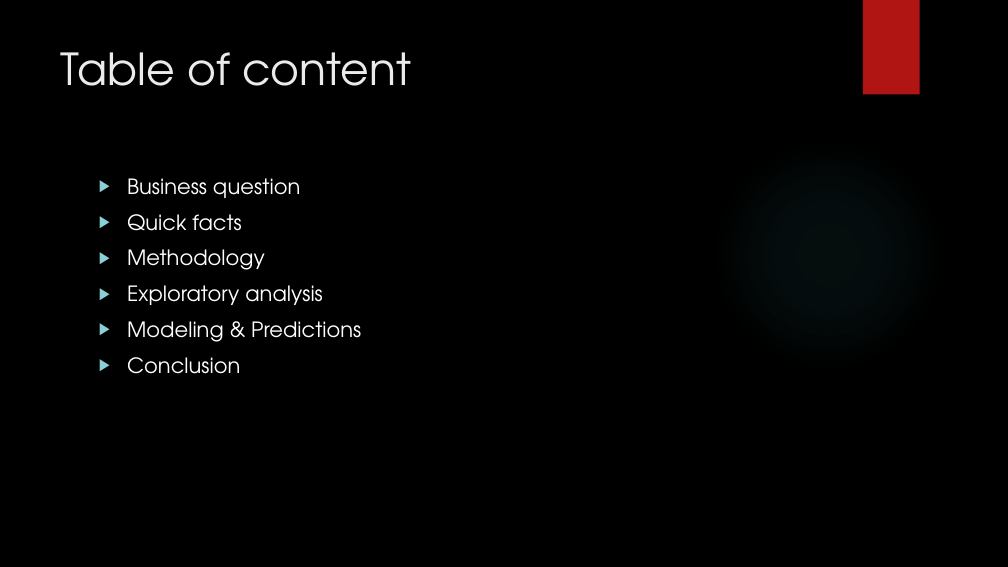
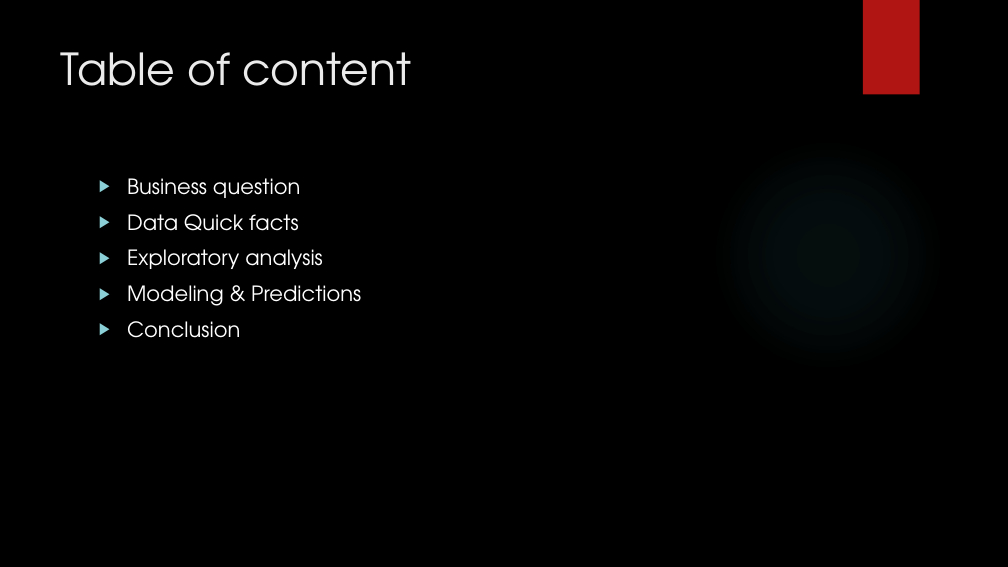
Before and after one commit to kyletsang0/flight-delay-predictor, a slide deck: slide 2 of midterm_presentation.ppsx. Drawn at 1008x567 pixels with LibreOffice and Linux fonts; fonts in the diff are those of the drawing; background and template pictures are left out. Boxes give left, top, right and bottom in pixels: in the first picture for what was removed or moved away, otherwise in the second. Text is boxed around its words. In the diff, an @@ line names an element or a change of style, - is before the commit and + after.

```diff
--- a/midterm_presentation.ppsx
+++ b/midterm_presentation.ppsx
@@ text at bbox=[127, 214, 298, 231]: text changed @@
-▶ Quick facts
-▶ Methodology
+▶ Data Quick facts
```
Also in this commit, not shown: 5 other slides changed, 2 slides added.
